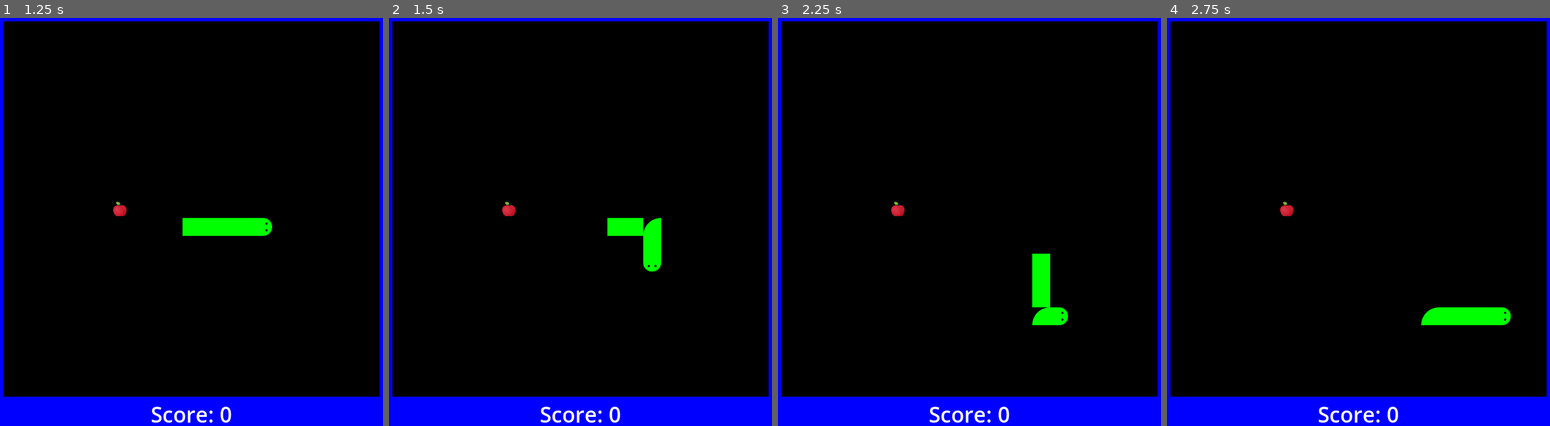
Above: before the commit, frames 1-4 (left to right).
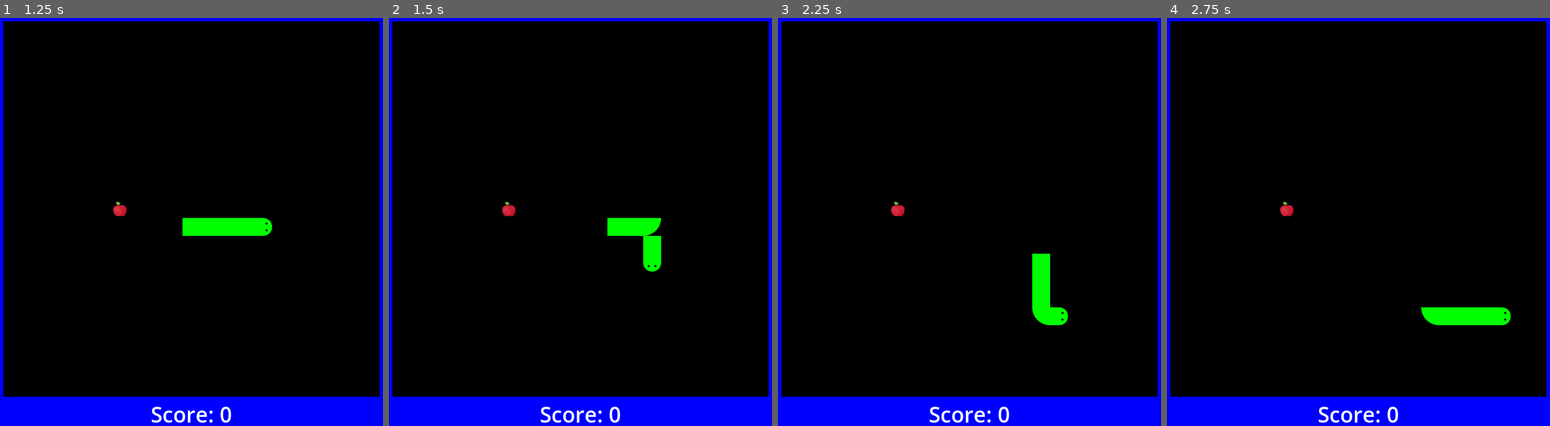
Above: after the commit, the same moments.

Repository: jedim101/snake
Game: Godot game, scene res://scenes/main.tscn
Two runs of this game, one before a commit and one after it. Both use one fixed random seed, a clock stepped at 60 frames per second and the inputs below.
Inputs:
- Up to frame 1 (1.25 s): hold Right (move_right) from 0.53 s (still down)
- Up to frame 2 (1.5 s): release Right (move_right) at 1.28 s; hold Down (move_down) from 1.28 s (still down)
- Up to frame 3 (2.25 s): release Down (move_down) at 2.03 s; hold Right (move_right) from 2.03 s (still down)
- Up to frame 4 (2.75 s): keep holding Right (move_right)

Frame 1 is identical in both runs. In frame 2, 0.1% of the frame differs, in the area x 66-72%, y 48-54%; in frame 3, less than 0.1%; in frame 4, less than 0.1%.

Commit message:
trying to dervie a rotation equation

Diff:
--- a/scenes/main.gd
+++ b/scenes/main.gd
@@ -46,6 +46,12 @@
 
 	if turn:
 		body_segment.set_texture(preload("res://assests/Turn.png"))
+
+		var rotation: int
+		if turn.x + turn.y == 0:
+			rotation = turn.x * 90
+
+		body_segment.rotation_degrees = ((turn.y + 1) + (turn.x + 1) / 2) * -90
 	else:
 		body_segment.set_texture(preload("res://assests/Body.png"))
 
